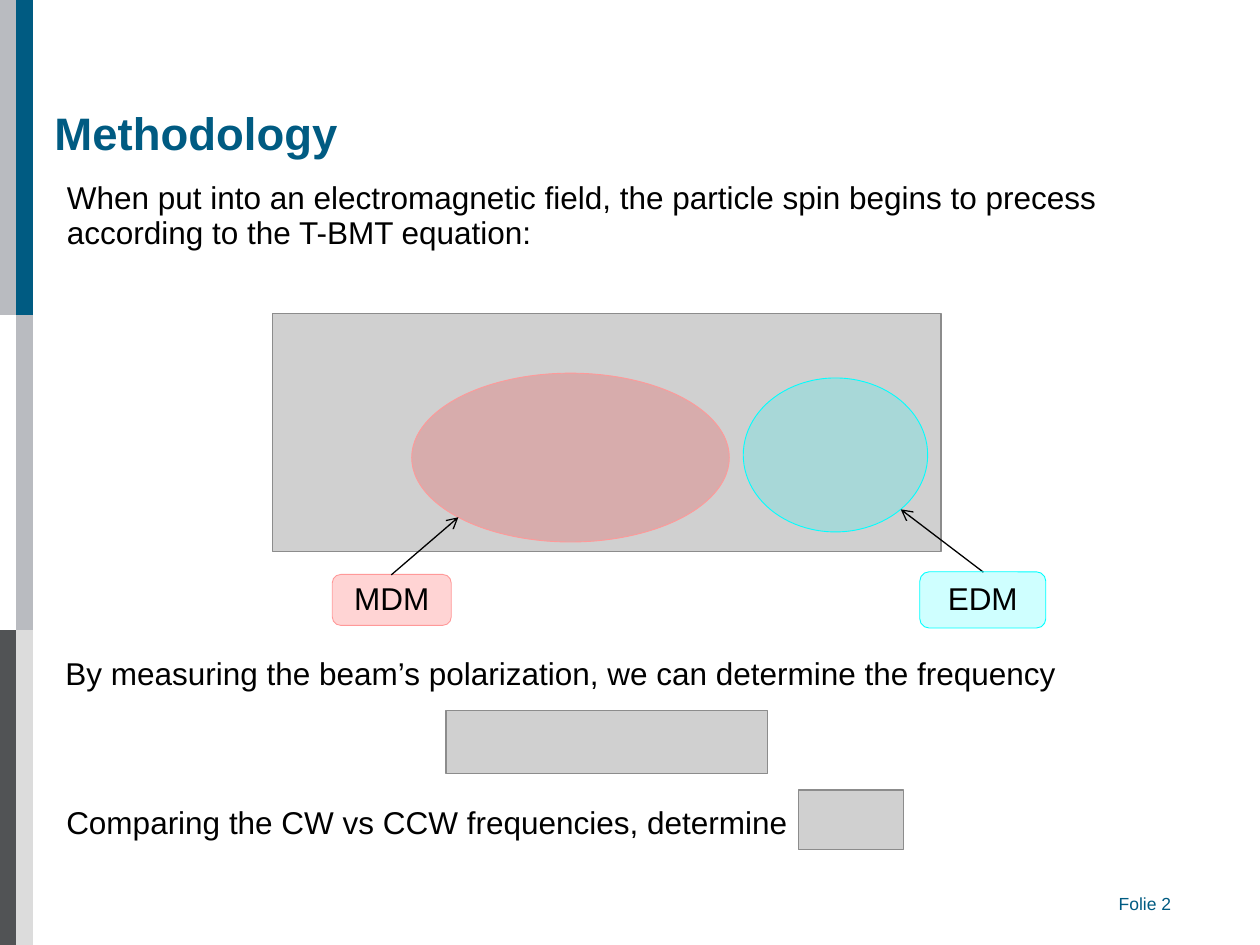
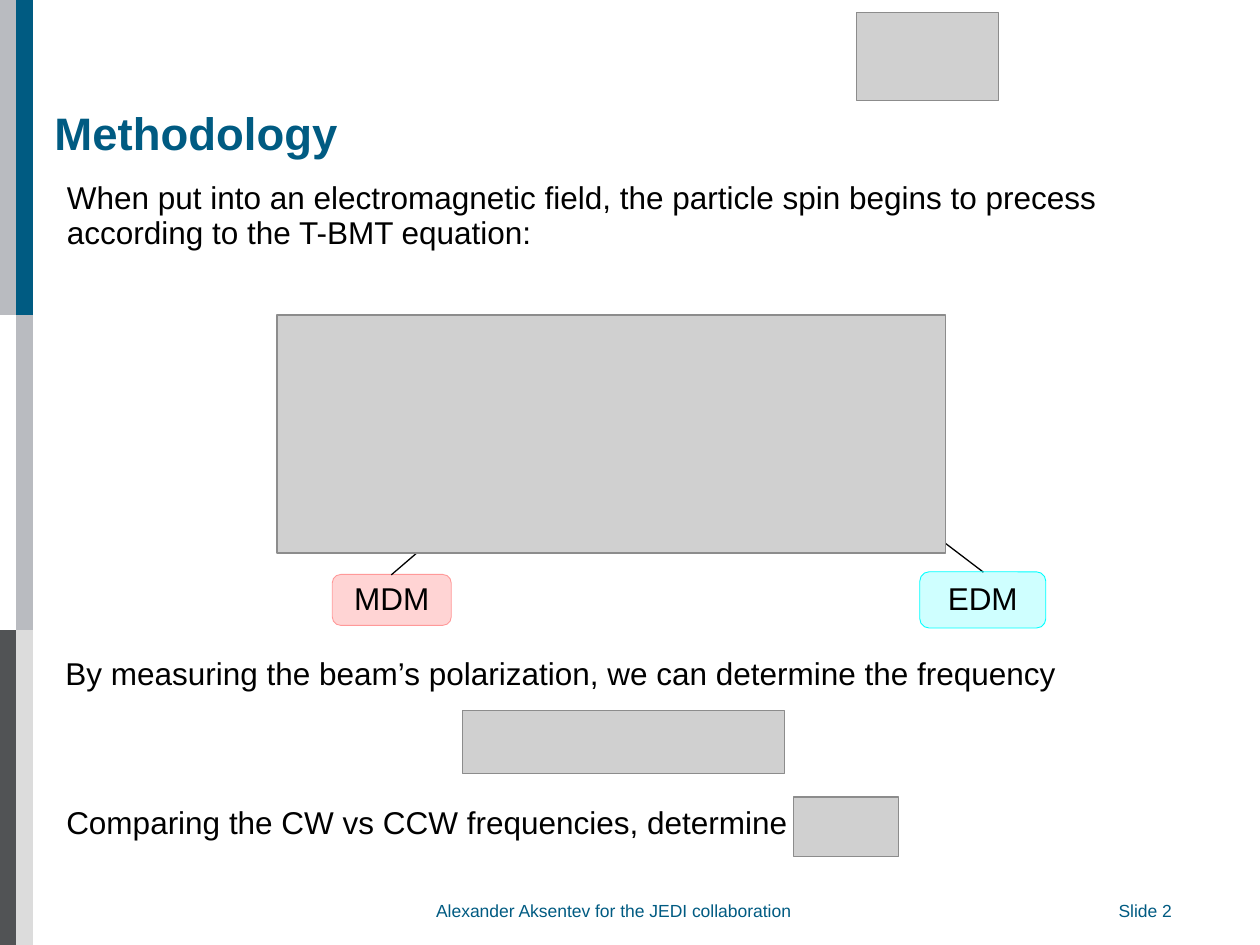
Before and after one commit to AlexAksentyev/EDM, a slide deck: slide 2 of Reports/DPG/DPG_proto.ppt. Drawn at 1260x945 pixels with LibreOffice and Linux fonts; fonts in the diff are those of the drawing; grey boxes stand for pictures; background and template pictures are left out. Boxes give left, top, right and bottom in pixels: in the first picture for what was removed or moved away, otherwise in the second. Text is boxed around its words. In the diff, an @@ line names an element or a change of style, - is before the commit and + after.

Commit message:
DPG presentation

```diff
--- a/Reports/DPG/DPG_proto.ppt
+++ b/Reports/DPG/DPG_proto.ppt
@@ picture added at (857,13,998,101) @@
@@ picture: place and size @@
-picture at (272,314,940,552)
+picture at (277,315,945,553)
@@ ellipse removed at (412,373,730,542) @@
@@ ellipse removed at (743,378,927,532) @@
@@ picture: place and size @@
-picture at (446,711,767,774)
+picture at (462,711,784,774)
@@ picture: place and size @@
-picture at (799,790,903,849)
+picture at (794,798,898,857)
@@ text added at (436,904,791,917), 10 pt, text #005B82 @@
+Alexander Aksentev for the JEDI collaboration
@@ page number at (1119,904,1172,917): text changed @@
-Folie 2
+Slide 2
@@ page number: place and size @@
-page number at (1119,892,1241,914)
+page number at (1119,900,1242,921)
```
Also in this commit, not shown: 1 other slide changed, 6 slides added, 10 slides removed, 2 other files.
